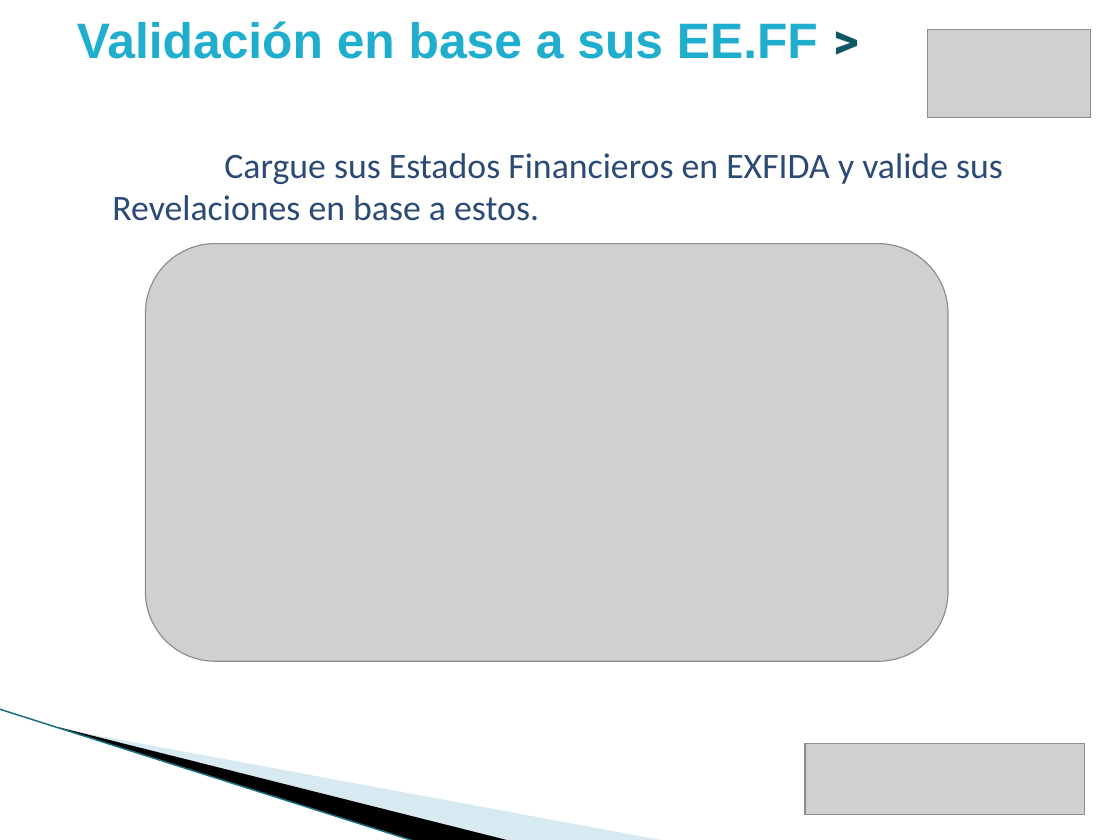
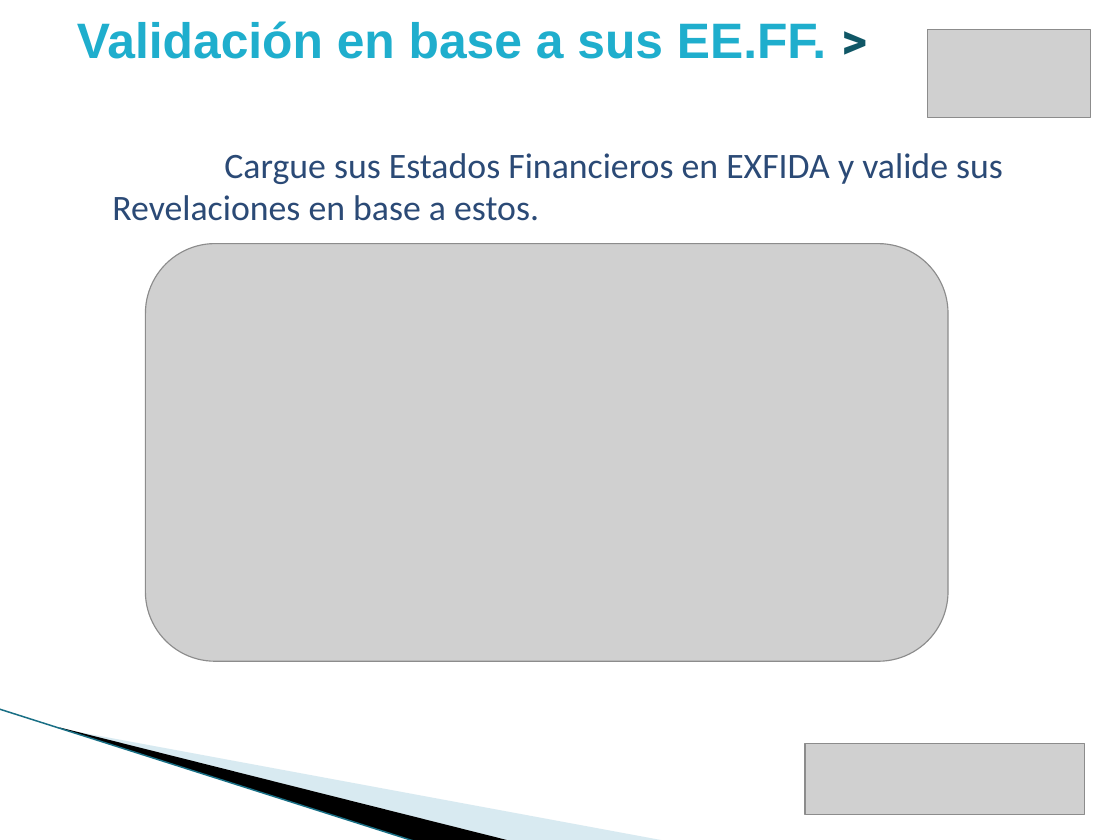
Before and after one commit to vicky1404/rev-ii, a slide deck: slide 16 of docs/comercial/brochure_2-mdr.pptx. Drawn at 1120x840 pixels with LibreOffice and Linux fonts; fonts in the diff are those of the drawing; grey boxes stand for pictures; background and template pictures are left out. Boxes give left, top, right and bottom in pixels: in the first picture for what was removed or moved away, otherwise in the second. Text is boxed around its words. In the diff, an @@ line names an element or a change of style, - is before the commit and + after.

```diff
--- a/docs/comercial/brochure_2-mdr.pptx
+++ b/docs/comercial/brochure_2-mdr.pptx
@@ text at (77,21,826,59): text changed @@
-Validación en base a sus EE.FF >
+Validación en base a sus EE.FF. >
```
